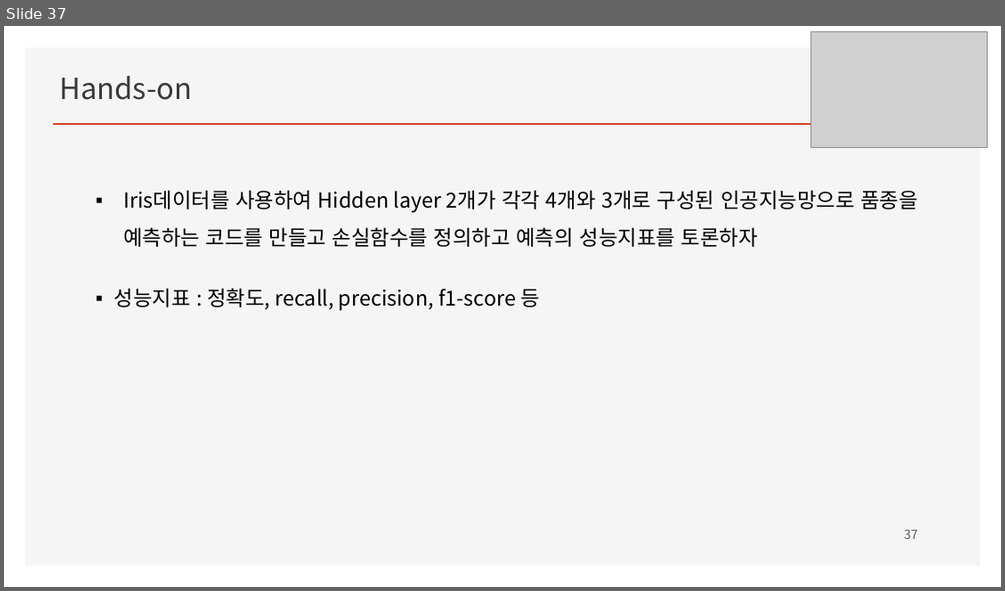
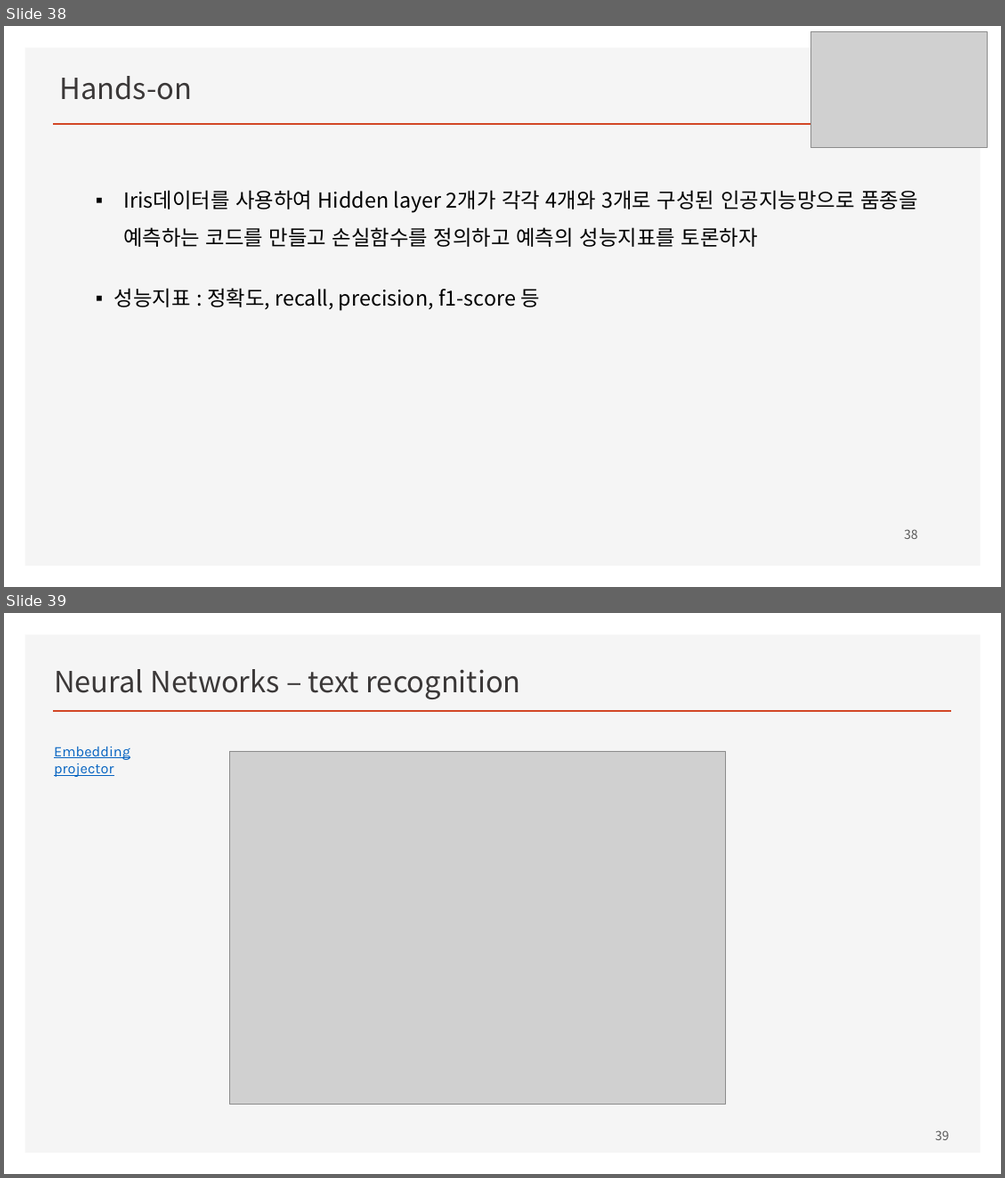
Before and after one commit to ancestor9/mathematics-for-machine-learning, a slide deck: w4_Perceptron_Regression.pptx. Shown one above the other, each under a label of ours: slide 37 before the commit, slides 38 and 39 after it. The pictures are 1005x591 and 1005x1178 pixels, drawn with LibreOffice and Linux fonts; fonts in the diff are those of the drawing; grey boxes stand for pictures; background and template pictures are left out. Boxes give left, top, right and bottom in pixels: in the first picture for what was removed or moved away, otherwise in the second. Text is boxed around its words. In the diff, an @@ line names an element or a change of style, - is before the commit and + after.

```diff
--- a/w4_Perceptron_Regression.pptx
+++ b/w4_Perceptron_Regression.pptx
@@ slide 39 added at [4,613,1001,1174], background #FFFFFF; not listed: 2 template elements that a slide beside it also shows @@
@@ title added at [54,669,521,699], 28 pt, text #3B3838 @@
+Neural Networks – text recognition
@@ text added at [54,746,130,777], 14 pt, text #0563C1, underline @@
+Embedding projector
@@ picture added at [230,751,726,1104] @@
@@ page number added at [935,1130,949,1140], 12 pt, text #595959 @@
+39
@@ what was slide 37 is now slide 38 @@
@@ page number at [904,529,918,539]: text changed @@
-37
+38
```
Also in this commit, not shown: 2 other slides added, 2 other files.
